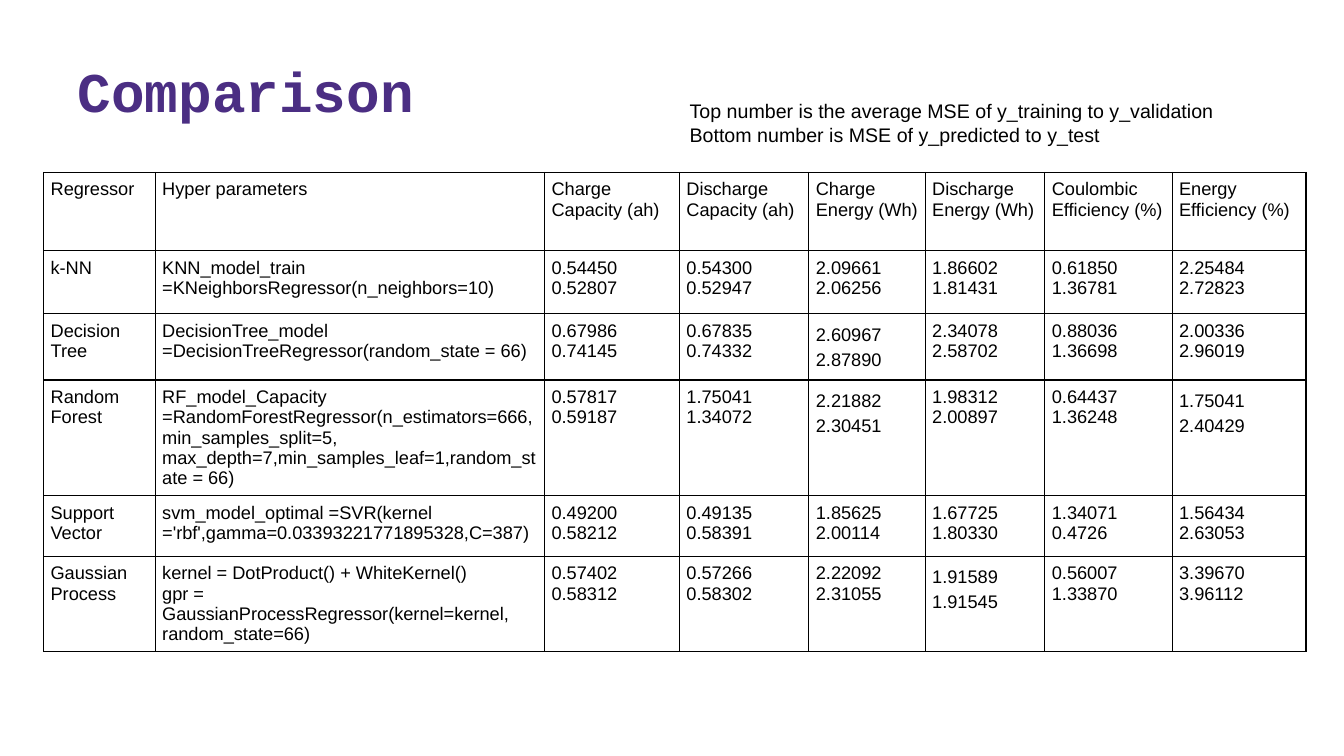
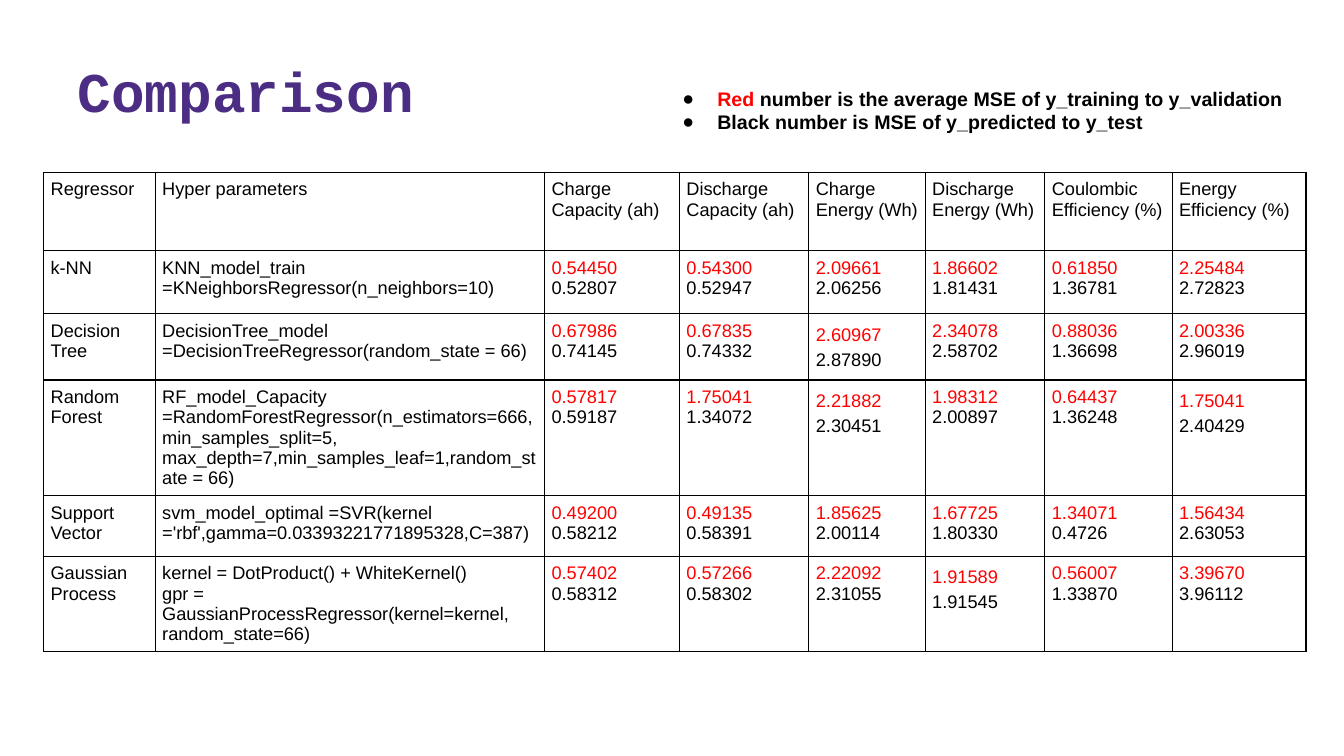
Before and after one commit to SZ-Jasper/SELEC, a slide deck: slide 5 of doc/Technology Review Machine Learning.pptx. Drawn at 1344x756 pixels with LibreOffice and Linux fonts; fonts in the diff are those of the drawing; background and template pictures are left out. Boxes give left, top, right and bottom in pixels: in the first picture for what was removed or moved away, otherwise in the second. Text is boxed around its words. In the diff, an @@ line names an element or a change of style, - is before the commit and + after.

```diff
--- a/doc/Technology Review Machine Learning.pptx
+++ b/doc/Technology Review Machine Learning.pptx
@@ text at box(717, 91, 1282, 133): text changed; bold on @@
-Top number is the average MSE of y_training to y_validation
-Bottom number is MSE of y_predicted to y_test
+● Red number is the average MSE of y_training to y_validation
+● Black number is MSE of y_predicted to y_test
@@ table at box(43, 172, 1306, 648) @@
@@ text colour #000000 to #FF0000 in "0.54450", "0.54300", "2.09661", "1.86602" and 26 more places @@
```
Also in this commit, not shown: 2 other slides changed, 1 slide added, 12 other files.
